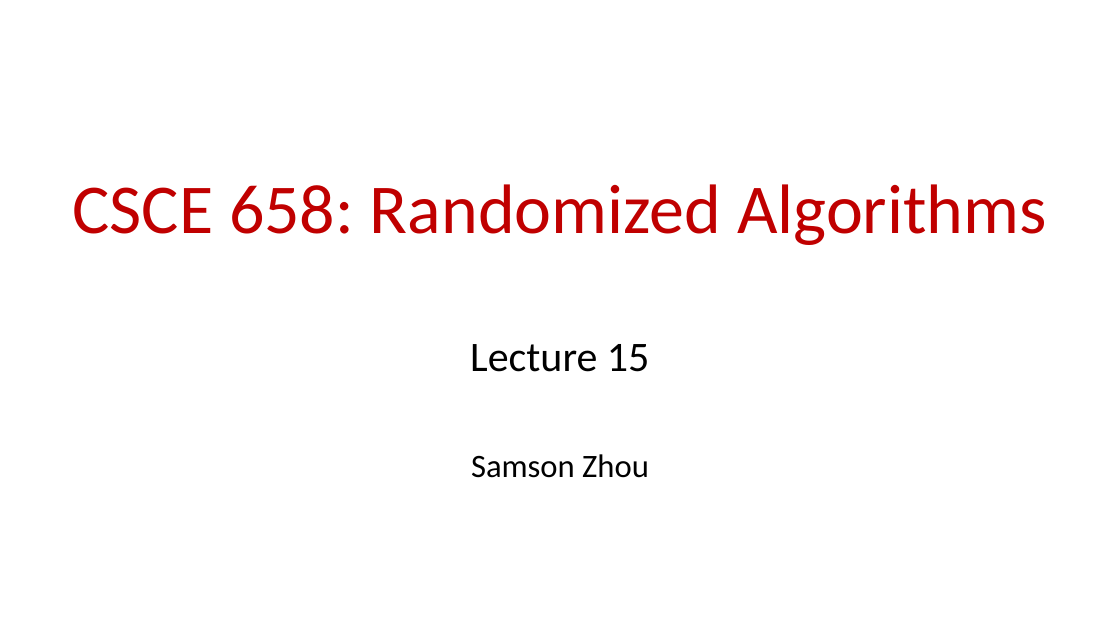
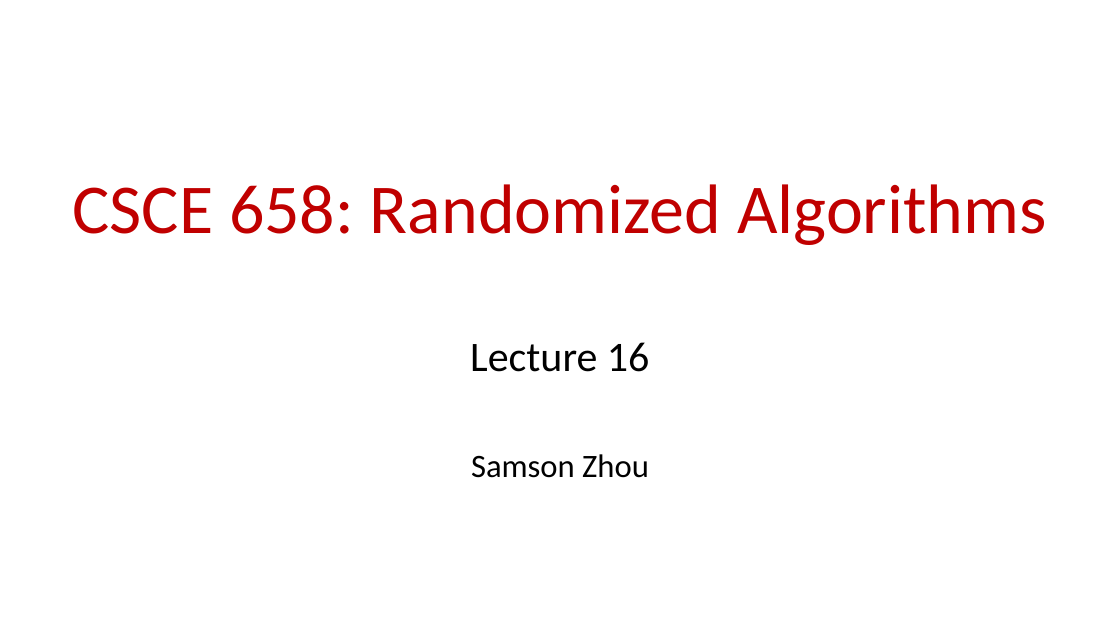
Before and after one commit to samsonzhou/samsonzhou.github.io, a slide deck: slide 1 of CSCE658-S24/L16.pptx. Drawn at 1120x630 pixels with LibreOffice and Linux fonts; fonts in the diff are those of the drawing. Boxes give left, top, right and bottom in pixels: in the first picture for what was removed or moved away, otherwise in the second. Text is boxed around its words. In the diff, an @@ line names an element or a change of style, - is before the commit and + after.

```diff
--- a/CSCE658-S24/L16.pptx
+++ b/CSCE658-S24/L16.pptx
@@ subtitle at bbox=[470, 342, 650, 372]: text changed @@
-Lecture 15
+Lecture 16
```
Also in this commit, not shown: 36 slides added, 1 slide removed, 8 other files.
